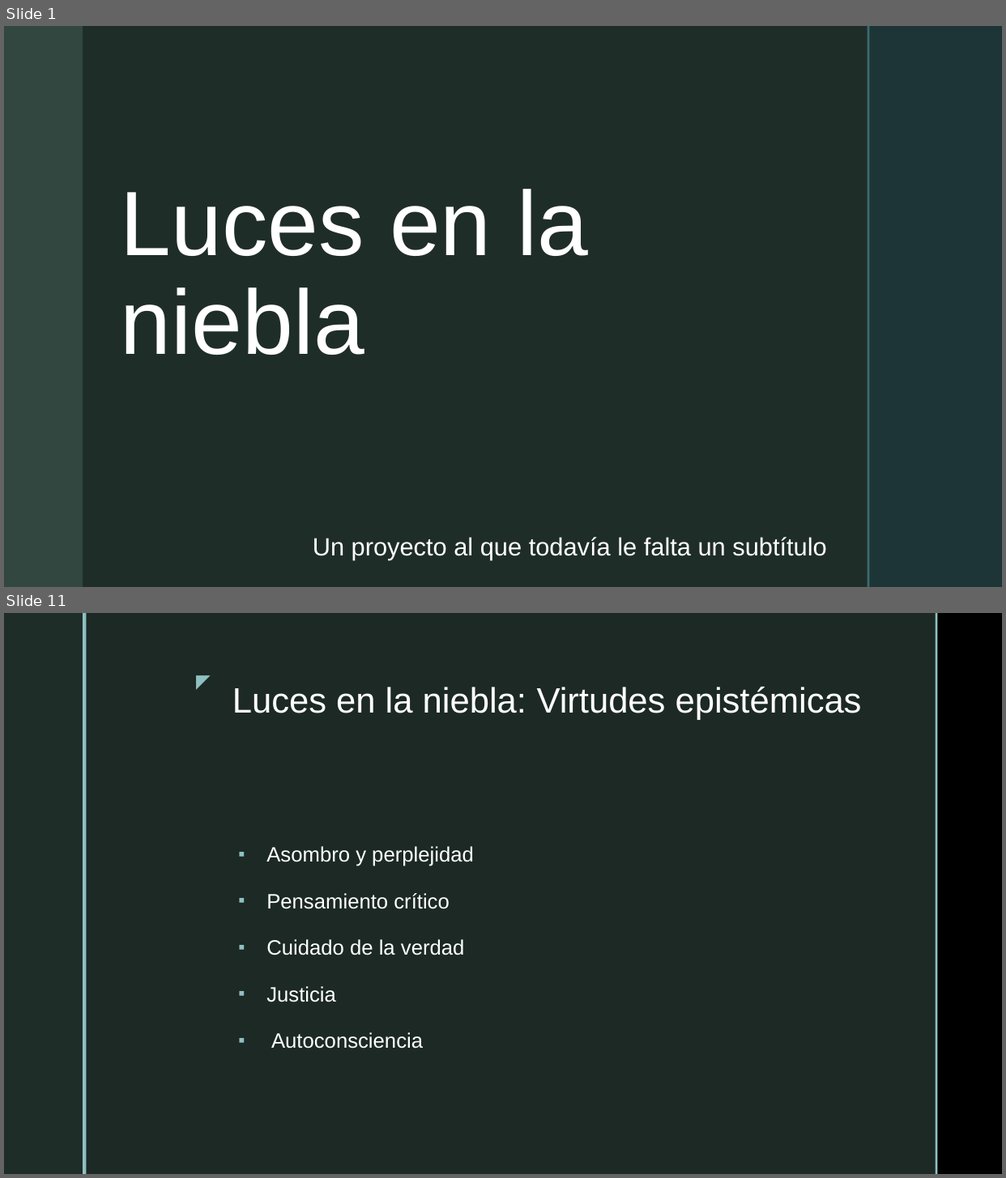
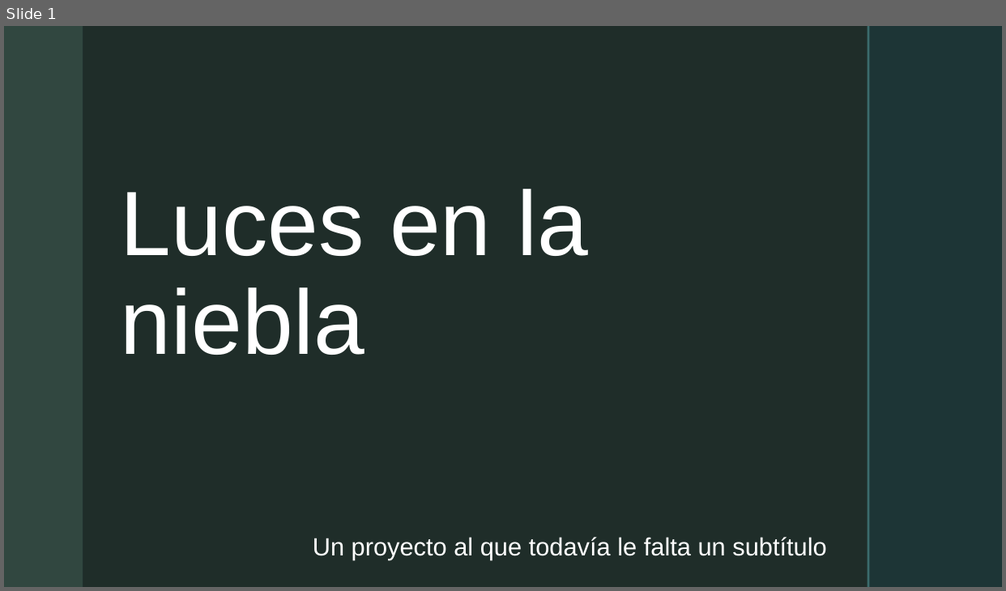
Before and after one commit to jcunisabana/philandfilm, a slide deck: luces en la niebla.pptx. Shown one above the other, each under a label of ours: slides 1 and 11 before the commit, slide 1 after it; the slides between them are not shown. The pictures are 1006x1178 and 1006x591 pixels, drawn with LibreOffice and Linux fonts; fonts in the diff are those of the drawing; background and template pictures are left out. Boxes give left, top, right and bottom in pixels: in the first picture for what was removed or moved away, otherwise in the second. Text is boxed around its words. In the diff, an @@ line names an element or a change of style, - is before the commit and + after.

```diff
--- a/luces en la niebla.pptx
+++ b/luces en la niebla.pptx
@@ slide 11 removed at (4, 613, 1002, 1174), background picture (left out); not listed: 1 template element that a slide beside it also shows @@
@@ rectangle removed at (4, 613, 83, 1174) @@
@@ rectangle removed at (87, 613, 936, 1174) @@
@@ rectangle removed at (936, 613, 938, 1174) @@
@@ text removed at (184, 666, 217, 696) @@
-◤
@@ title removed at (232, 687, 862, 720) @@
-Luces en la niebla: Virtudes epistémicas
@@ text removed at (266, 846, 474, 1049) @@
-▪ Asombro y perplejidad
-▪ Pensamiento crítico
-▪ Cuidado de la verdad
-▪ Justicia
-▪ Autoconsciencia
```
Also in this commit, not shown: 9 slides changed, 2 slides added, 1 other slide removed, 1 other file.
